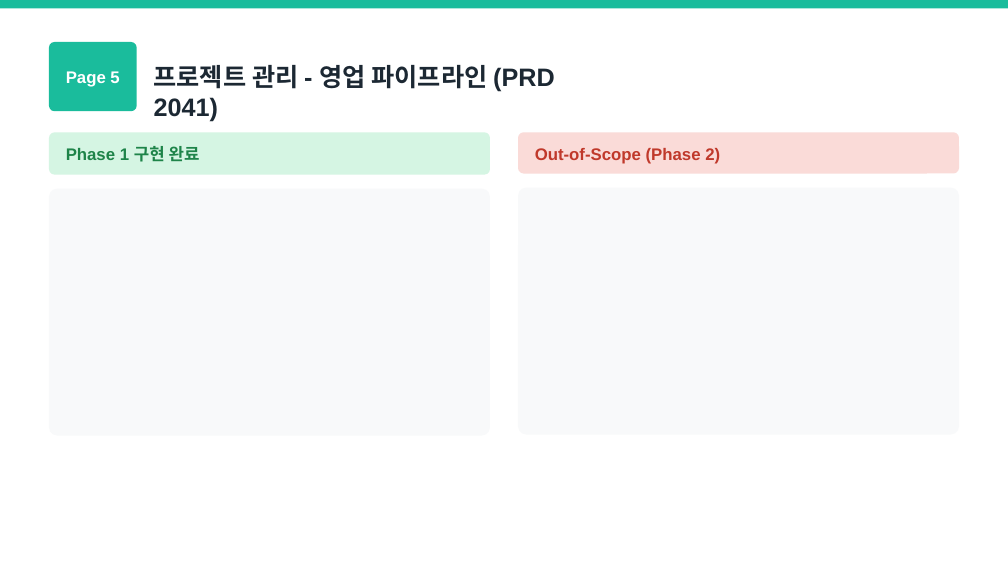
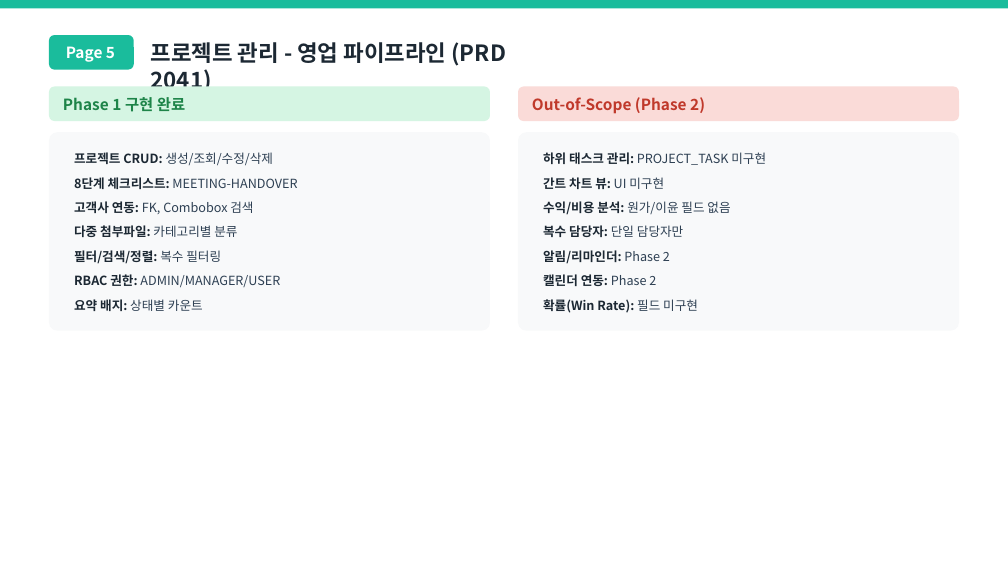
Before and after one commit to MoonjaeChoi/sunjin-erp, a slide deck: slide 7 of workspace/ppt/선진인포텍_ERP_Out-of-Scope_정리.pptx. Drawn at 1008x567 pixels with LibreOffice and Linux fonts; fonts in the diff are those of the drawing. Boxes give left, top, right and bottom in pixels: in the first picture for what was removed or moved away, otherwise in the second. Text is boxed around its words. In the diff, an @@ line names an element or a change of style, - is before the commit and + after.

```diff
--- a/workspace/ppt/선진인포텍_ERP_Out-of-Scope_정리.pptx
+++ b/workspace/ppt/선진인포텍_ERP_Out-of-Scope_정리.pptx
@@ rounded rectangle resized from (x1=49, y1=42, x2=137, y2=112) to (x1=49, y1=35, x2=134, y2=70) @@
@@ text "Page 5" moved from (x1=66, y1=71, x2=119, y2=87) to (x1=66, y1=46, x2=115, y2=62) @@
@@ text "Page 5" at (x1=66, y1=46, x2=115, y2=62): size 12 to 11 pt, font Arial to Noto Sans CJK KR; less space between paragraphs @@
@@ text "프로젝트 관리 - 영업 파이프라인 ..." moved from (x1=154, y1=65, x2=555, y2=92) to (x1=151, y1=42, x2=506, y2=66) @@
@@ text "프로젝트 관리 - 영업 파이프라인 ..." at (x1=151, y1=42, x2=506, y2=66): size 18 to 16 pt, font Arial to Noto Sans CJK KR @@
@@ rounded rectangle resized from (x1=49, y1=132, x2=491, y2=174) to (x1=49, y1=87, x2=491, y2=121) @@
@@ rounded rectangle resized from (x1=518, y1=132, x2=960, y2=173) to (x1=518, y1=87, x2=960, y2=121) @@
@@ text "Phase 1 구현 완료" moved from (x1=66, y1=146, x2=200, y2=162) to (x1=63, y1=97, x2=185, y2=112) @@
@@ text "Phase 1 구현 완료" at (x1=63, y1=97, x2=185, y2=112): size 12 to 11 pt, font Arial to Noto Sans CJK KR @@
@@ text "Out-of-Scope (Phase 2)" at (x1=532, y1=97, x2=705, y2=114): size 12 to 11 pt, font Arial to Noto Sans CJK KR @@
@@ text "Out-of-Scope (Phase 2)" moved from (x1=535, y1=148, x2=720, y2=164) to (x1=532, y1=97, x2=705, y2=114) @@
@@ rounded rectangle resized from (x1=49, y1=188, x2=491, y2=435) to (x1=49, y1=132, x2=491, y2=331) @@
@@ proportions changed in 5 elements at (x1=49, y1=87, x2=491, y2=121), (x1=49, y1=35, x2=134, y2=70), (x1=49, y1=132, x2=491, y2=331), (x1=518, y1=87, x2=960, y2=121), (x1=518, y1=132, x2=960, y2=331) @@
@@ rounded rectangle resized from (x1=518, y1=187, x2=960, y2=434) to (x1=518, y1=132, x2=960, y2=331) @@
@@ text added at (x1=74, y1=152, x2=297, y2=311), 9 pt, text #2E4053 @@
+• 프로젝트 CRUD: 생성/조회/수정/삭제
+• 8단계 체크리스트: MEETING-HANDOVER
+• 고객사 연동: FK, Combobox 검색
+• 다중 첨부파일: 카테고리별 분류
+• 필터/검색/정렬: 복수 필터링
+• RBAC 권한: ADMIN/MANAGER/USER
+• 요약 배지: 상태별 카운트
@@ text added at (x1=543, y1=152, x2=766, y2=313), 9 pt, text #1C2833, bold @@
+• 하위 태스크 관리: PROJECT_TASK 미구현
+• 간트 차트 뷰: UI 미구현
+• 수익/비용 분석: 원가/이윤 필드 없음
+• 복수 담당자: 단일 담당자만
+• 알림/리마인더: Phase 2
+• 캘린더 연동: Phase 2
+• 확률(Win Rate): 필드 미구현
```
Also in this commit, not shown: 15 other slides changed, 16 other files.
